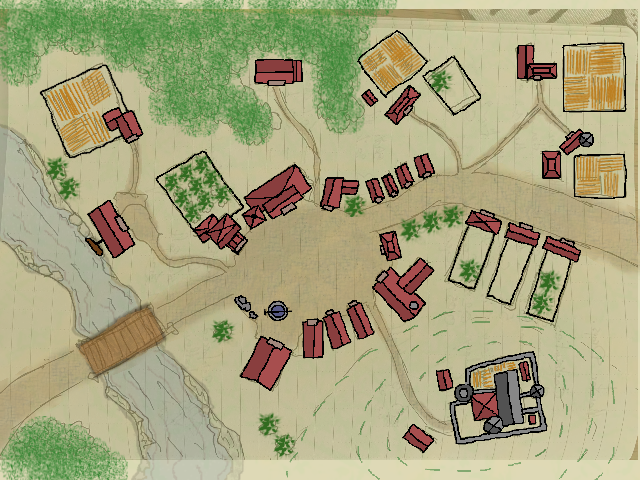
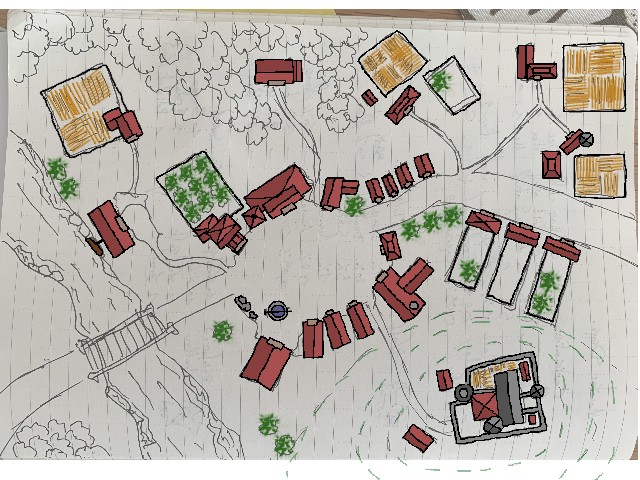
Layered file, before and after one edit (640 × 480). Changes by layer:
hid "Bridge", opacity 44% → 100% over (75, 300, 169, 381)
hid "River", opacity 16% → 100% over (0, 123, 248, 480)
hid "Forests" over (0, 0, 398, 480)
hid "Road", opacity 40% → 100% over (0, 78, 640, 456)
hid "Background", opacity 50% → 100% over (0, 0, 640, 480)
